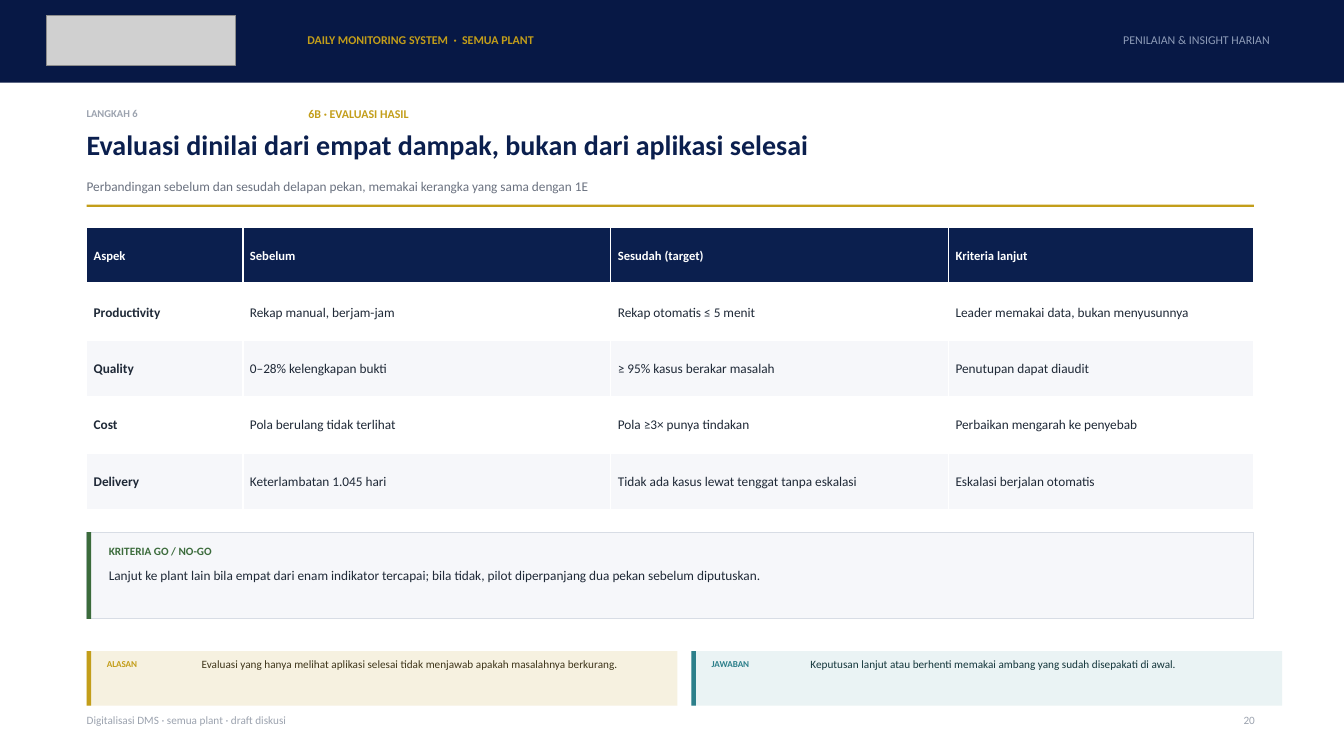
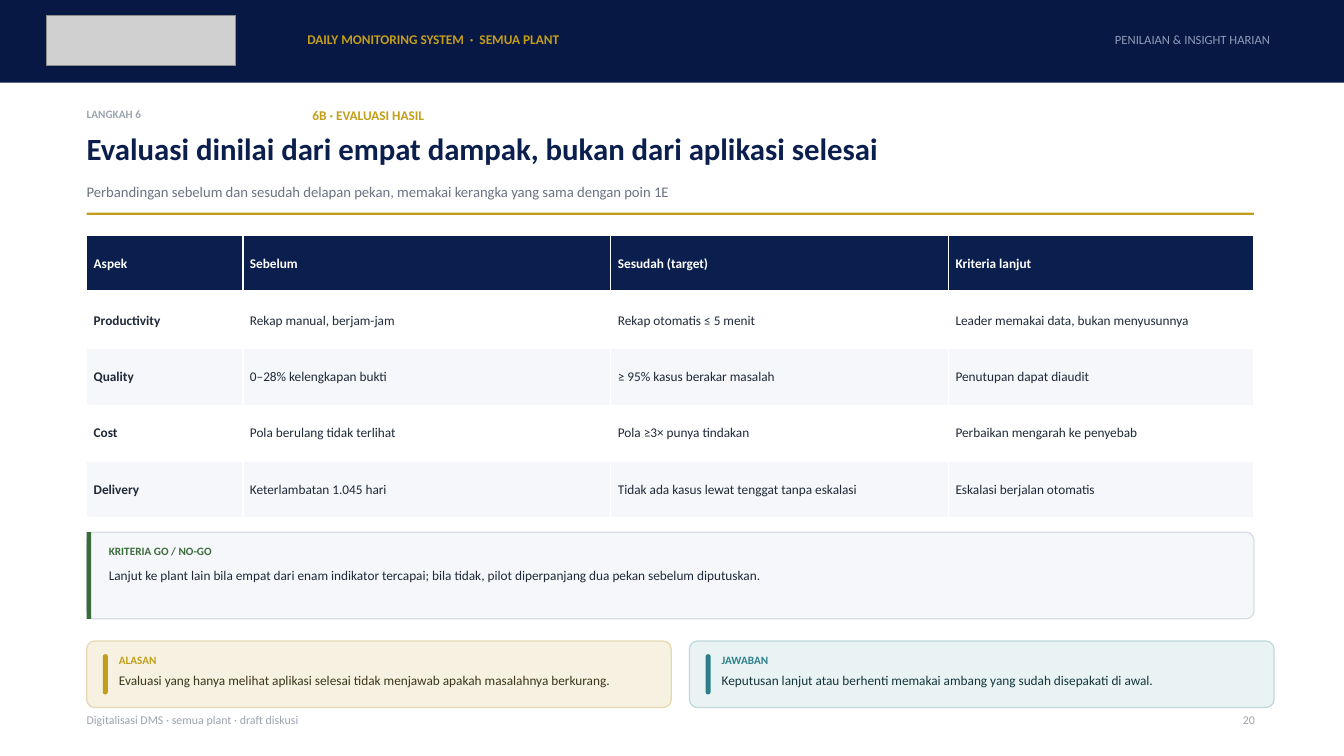
Before and after one commit to GalaxyDust/DailyMonitoringSystem_App, a slide deck: slide 20 of docs/DMS_Digitalisasi_v1.pptx. Drawn at 1344x756 pixels with LibreOffice and Linux fonts; fonts in the diff are those of the drawing; grey boxes stand for pictures; background and template pictures are left out. Boxes give left, top, right and bottom in pixels: in the first picture for what was removed or moved away, otherwise in the second. Text is boxed around its words. In the diff, an @@ line names an element or a change of style, - is before the commit and + after.

```diff
--- a/docs/DMS_Digitalisasi_v1.pptx
+++ b/docs/DMS_Digitalisasi_v1.pptx
@@ text "DAILY MONITORING SYSTEM · SEMUA ..." at [307,35,559,44]: size 8.5 to 9.5 pt @@
@@ text "PENILAIAN & INSIGHT HARIAN": place and size @@
-text "PENILAIAN & INSIGHT HARIAN" at [1123,36,1269,44]
+text "PENILAIAN & INSIGHT HARIAN" at [1115,36,1270,44]
@@ text "PENILAIAN & INSIGHT HARIAN" at [1115,36,1270,44]: size 8.5 to 9 pt @@
@@ text "LANGKAH 6" at [87,110,141,118]: size 7.5 to 8 pt @@
@@ text "6B · EVALUASI HASIL" at [312,111,424,120]: size 8.5 to 9.5 pt @@
@@ text "Evaluasi dinilai dari empat dampak, ..." at [87,138,878,165]: size 20 to 22 pt @@
@@ text at [87,187,669,200]: text changed; size 9.5 to 10.5 pt @@
-Perbandingan sebelum dan sesudah delapan pekan, memakai kerangka yang sama dengan 1E
+Perbandingan sebelum dan sesudah delapan pekan, memakai kerangka yang sama dengan poin 1E
@@ table at [87,236,1254,518] @@
@@ size 9 to 9.5 pt in "Aspek", "Sebelum", "Sesudah (target)", "Kriteria lanjut" @@
@@ table: place and size @@
-table at [87,228,1254,510]
+table at [87,236,1254,518]
@@ rectangle: place and size @@
-rectangle at [87,205,1254,207]
+rectangle at [87,213,1254,215]
@@ rounded rectangle at [87,532,1254,619]: rectangle to rounded rectangle; outline #D8DDE5 0.75 pt to #D8DDE5 0.9 pt @@
@@ rounded rectangle: place and size @@
-rounded rectangle at [87,651,678,706]
+rounded rectangle at [87,641,671,708]
@@ rounded rectangle at [87,641,671,708]: rectangle to rounded rectangle; outline none to #E6D9B2 0.9 pt @@
@@ rounded rectangle at [103,654,108,695]: rectangle to rounded rectangle @@
@@ rounded rectangle: place and size @@
-rounded rectangle at [87,651,91,706]
+rounded rectangle at [103,654,108,695]
@@ text "ALASAN": place and size @@
-text "ALASAN" at [107,661,137,667]
+text "ALASAN" at [119,656,157,664]
@@ text "ALASAN" at [119,656,157,664]: size 6.5 to 8 pt @@
@@ rounded rectangle: place and size @@
-rounded rectangle at [692,651,1282,706]
+rounded rectangle at [690,641,1274,708]
@@ rounded rectangle at [690,641,1274,708]: rectangle to rounded rectangle; outline none to #BFD8DB 0.9 pt @@
@@ rounded rectangle: place and size @@
-rounded rectangle at [692,651,696,706]
+rounded rectangle at [706,654,711,695]
@@ rounded rectangle at [706,654,711,695]: rectangle to rounded rectangle @@
@@ text "JAWABAN" at [722,656,769,664]: size 6.5 to 8 pt @@
@@ text "JAWABAN": place and size @@
-text "JAWABAN" at [712,661,750,667]
+text "JAWABAN" at [722,656,769,664]
@@ text "Evaluasi yang hanya melihat aplikasi ...": place and size @@
-text "Evaluasi yang hanya melihat aplikasi ..." at [202,660,617,670]
+text "Evaluasi yang hanya melihat aplikasi ..." at [119,675,609,688]
@@ text "Evaluasi yang hanya melihat aplikasi ..." at [119,675,609,688]: size 8 to 9.5 pt; line spacing 1.12 to 1.15 @@
@@ text "Keputusan lanjut atau berhenti memakai ..." at [722,675,1153,688]: size 8 to 9.5 pt; line spacing 1.12 to 1.15 @@
@@ text "Keputusan lanjut atau berhenti memakai ...": place and size @@
-text "Keputusan lanjut atau berhenti memakai ..." at [810,660,1176,670]
+text "Keputusan lanjut atau berhenti memakai ..." at [722,675,1153,688]
@@ text "Digitalisasi DMS · semua plant ..." at [87,716,299,726]: size 8 to 8.5 pt @@
```
Also in this commit, not shown: 22 other slides changed, 2 other files.
